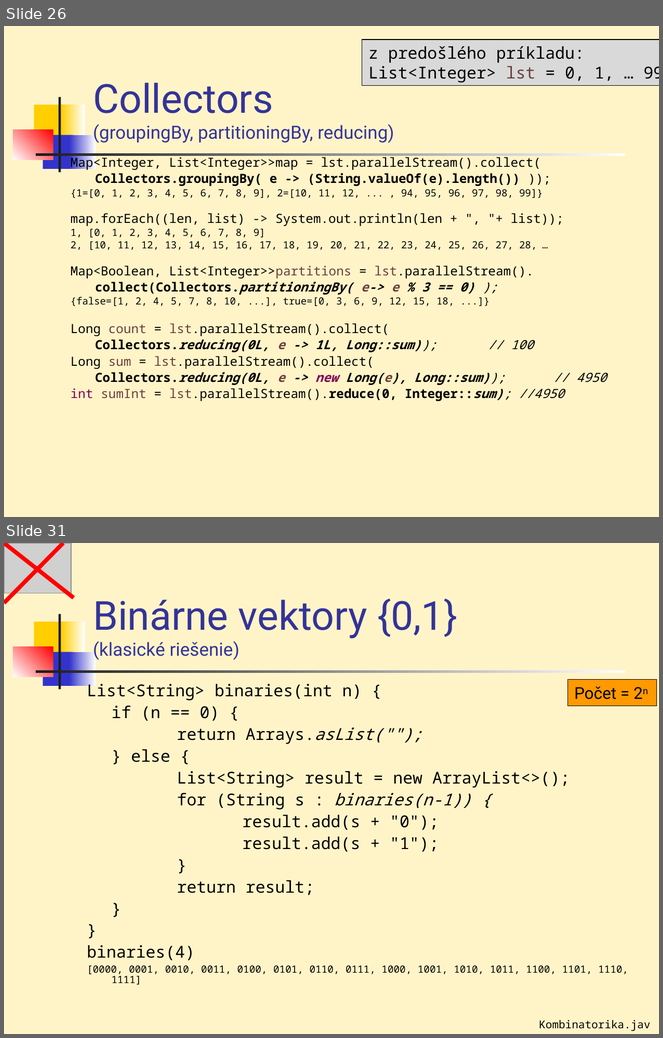
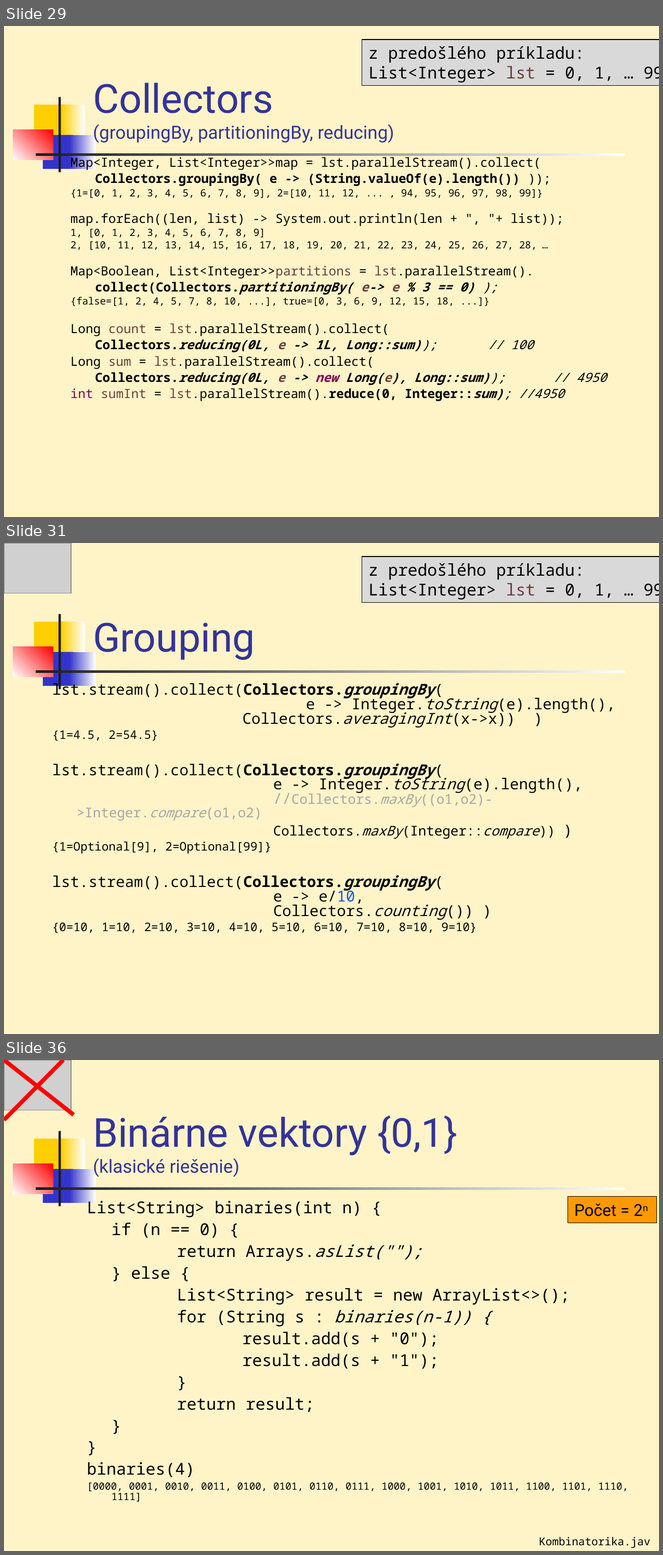
Before and after one commit to Programovanie4/Prednasky, a slide deck: 07/07_java.ppt. Shown one above the other, each under a label of ours: slides 26 and 31 before the commit, slides 29, 31 and 36 after it; the slides between them are not shown. The pictures are 663x1038 and 663x1555 pixels, drawn with LibreOffice and Linux fonts; fonts in the diff are those of the drawing; grey boxes stand for pictures. Boxes give left, top, right and bottom in pixels: in the first picture for what was removed or moved away, otherwise in the second. Text is boxed around its words. In the diff, an @@ line names an element or a change of style, - is before the commit and + after.

```diff
--- a/07/07_java.ppt
+++ b/07/07_java.ppt
@@ slide 31 added at <box>4,543,659,1034</box>, background #FFF4C8; not listed: 7 template elements that a slide beside it also shows @@
@@ rectangle added at <box>4,546,17,573</box>, fill #FFFFFF @@
@@ picture added at <box>4,543,71,593</box> @@
@@ rectangle added at <box>362,557,659,603</box>, fill #D9D9D9, outline #000000 0.74 pt, 18 pt, text #000000 @@
+z predošlého príkladu:
+List<Integer> lst = 0, 1, … 99
@@ title added at <box>93,623,255,661</box>, 44 pt, text #333399 @@
+Grouping
@@ text added at <box>52,681,616,934</box>, 16.6 pt, text #080808 @@
+lst.stream().collect(Collectors.groupingBy(
+e -> Integer.toString(e).length(),
+Collectors.averagingInt(x->x)) )
+{1=4.5, 2=54.5}
+lst.stream().collect(Collectors.groupingBy(
+e -> Integer.toString(e).length(),
+//Collectors.maxBy((o1,o2)->Integer.compare(o1,o2)
+Collectors.maxBy(Integer::compare)) )
+{1=Optional[9], 2=Optional[99]}
+lst.stream().collect(Collectors.groupingBy(
+e -> e/10,
+Collectors.counting()) )
+{0=10, 1=10, 2=10, 3=10, 4=10, 5=10, 6=10, 7=10, 8=10, 9=10}
@@ what was slide 26 is now slide 29 @@
@@ what was slide 31 is now slide 36 @@
```
Also in this commit, not shown: 3 slides changed, 4 other slides added, 4 other files.
